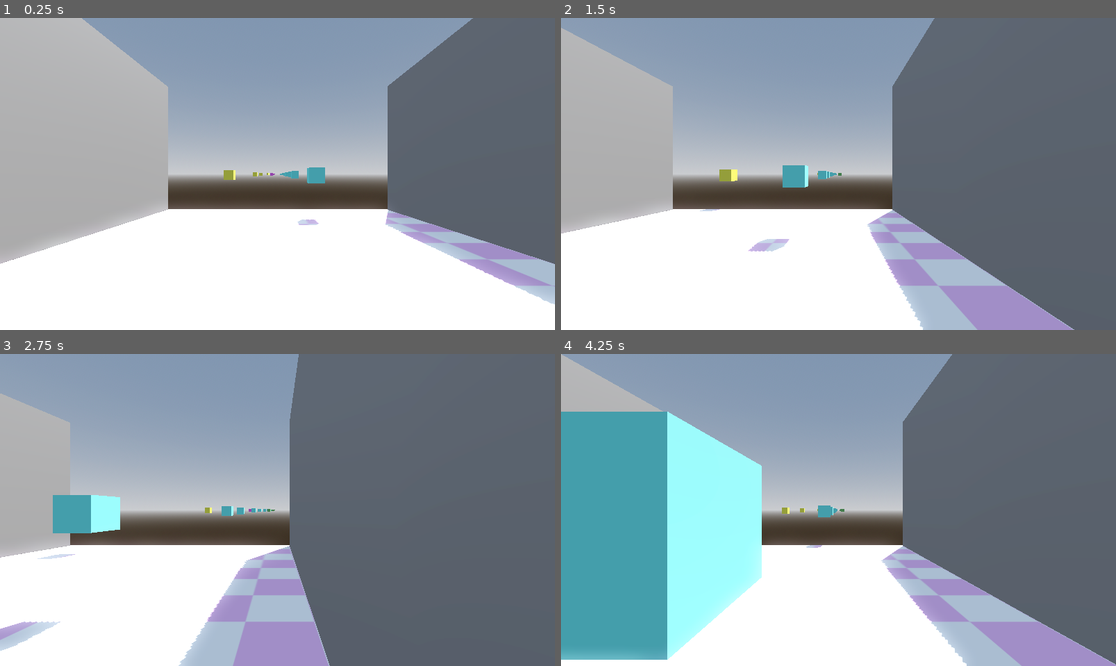
Above: before the commit, frames 1-4 (two rows, left to right).
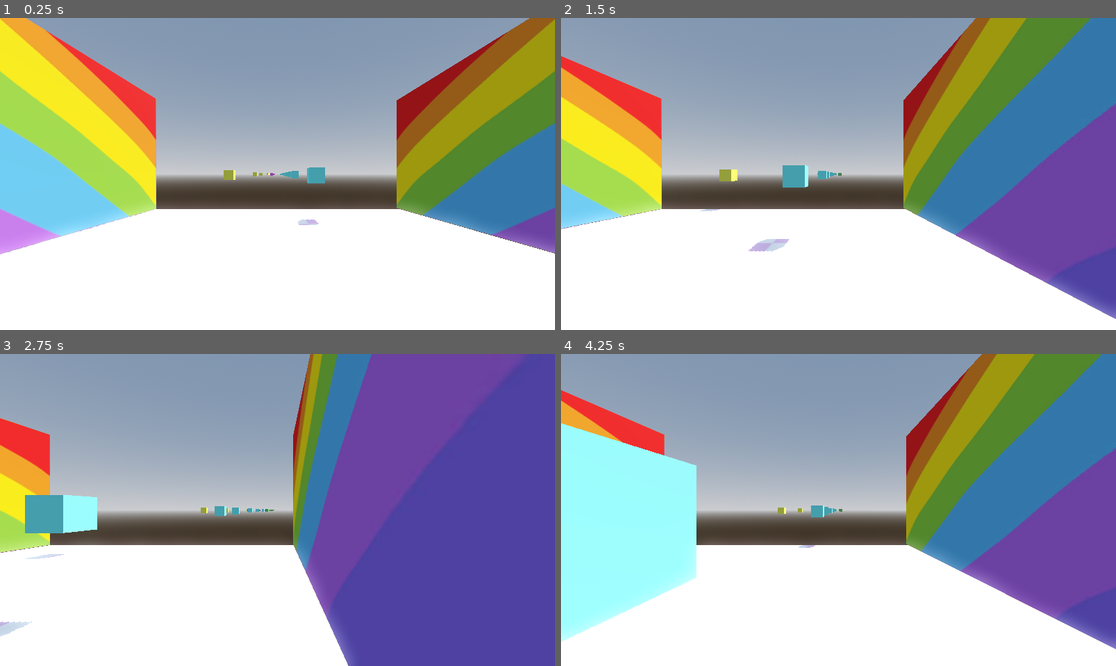
Above: after the commit, the same moments.

Repository: Ava-TU/ShooterGame_Assignment
Game: Godot game, scene res://Scenes/Level.tscn
Same seed, same stepped clock (60 frames per second), same inputs: the game is played once before the commit and once after it. The project has no main scene, so this scene is started directly.
Inputs:
- Up to frame 1 (0.25 s): no input
- Up to frame 2 (1.5 s): tap Enter (ui_accept) at 0.5, 0.77 s; hold D (right) 0.53-1.28 s; hold Down (ui_down) from 1.28 s (still down)
- Up to frame 3 (2.75 s): tap Enter (ui_accept) at 1.52 s; release Down (ui_down) at 2.03 s; hold D (right) from 2.03 s (still down)
- Up to frame 4 (4.25 s): release D (right) at 2.78 s; hold Up (ui_up) 2.78-3.53 s; tap Enter (ui_accept) at 3.02, 3.77 s; hold A (left) from 3.53 s (still down)

The runs differ from the first frame. In frame 1, 41% of the frame differs, in the area x 0-100%, y 0-92%; in frame 2, 50%; in frame 3, 59%; in frame 4, 61%, in the area x 0-100%, y 0-100%.

Commit message:
Made Wall Textures

Diff:
--- a/shooter_assignment/Scenes/Level.tscn
+++ b/shooter_assignment/Scenes/Level.tscn
@@ -7,6 +7,7 @@
 [ext_resource type="PackedScene" uid="uid://dpjgjcup7kugf" path="res://Modules/canvas3.tscn" id="4_5rrr5"]
 [ext_resource type="PackedScene" uid="uid://c4euft6u77gs7" path="res://Modules/canvas4.tscn" id="5_or7tv"]
 [ext_resource type="Texture2D" uid="uid://cqh5lgvo7m1dm" path="res://Textures/PinkCheckerdGroundTexture.jpg" id="7_ienac"]
+[ext_resource type="Texture2D" uid="uid://cup1nymyvkhxi" path="res://Textures/RainbowTexture.jpg" id="8_5rrr5"]
 
 [sub_resource type="ProceduralSkyMaterial" id="ProceduralSkyMaterial_0ba56"]
 sky_horizon_color = Color(0.662243, 0.671743, 0.686743, 1)
@@ -33,9 +34,20 @@
 [sub_resource type="ConcavePolygonShape3D" id="ConcavePolygonShape3D_0ba56"]
 data = PackedVector3Array(-0.5, 0.5, 0.5, 0.5, 0.5, 0.5, -0.5, -0.5, 0.5, 0.5, 0.5, 0.5, 0.5, -0.5, 0.5, -0.5, -0.5, 0. …(500 unchanged characters)…
 
-[sub_resource type="BoxMesh" id="BoxMesh_ienac"]
+[sub_resource type="StandardMaterial3D" id="StandardMaterial3D_133si"]
+albedo_texture = ExtResource("8_5rrr5")
 
-[sub_resource type="BoxMesh" id="BoxMesh_5rrr5"]
+[sub_resource type="QuadMesh" id="QuadMesh_esopp"]
+material = SubResource("StandardMaterial3D_133si")
+
+[sub_resource type="BoxShape3D" id="BoxShape3D_5rrr5"]
+size = Vector3(1, 1, 3.43372)
+
+[sub_resource type="StandardMaterial3D" id="StandardMaterial3D_or7tv"]
+albedo_texture = ExtResource("8_5rrr5")
+
+[sub_resource type="PlaneMesh" id="PlaneMesh_5rrr5"]
+material = SubResource("StandardMaterial3D_or7tv")
 
 [node name="Node3D" type="Node3D"]
 transform = Transform3D(1, 0, 0, 0, 1, 0, 0, 0, 1, 0.000967026, 0.0482588, -0.0245705)
@@ -74,25 +86,23 @@
 shape = SubResource("ConcavePolygonShape3D_0ba56")
 
 [node name="Left_Wall" type="StaticBody3D" parent="."]
-transform = Transform3D(1.18819, 0, 0, 0, 10.8456, 0, 0, 0, 8, -9.45217, 4.99135, 0)
+transform = Transform3D(1.18819, 0, 0, 0, 6.8392, 0, 0, 0, 6.52355, -9.32067, 4.53623, -5.9702)
 
-[node name="MeshInstance3D" type="MeshInstance3D" parent="Left_Wall"]
-transform = Transform3D(1, 0, 0, 0, 1, 0, 0, 0, 3.40629, 0, 0, 0)
-mesh = SubResource("BoxMesh_ienac")
-skeleton = NodePath("")
+[node name="MeshInstance3D2" type="MeshInstance3D" parent="Left_Wall"]
+transform = Transform3D(1.04318e-07, 0, 0.653741, 0, 1.30747, 0, 2.38653, 0, -2.85759e-08, -0.453627, 0.0690585, 0.00823629)
+mesh = SubResource("QuadMesh_esopp")
 
 [node name="CollisionShape3D" type="CollisionShape3D" parent="Left_Wall"]
-transform = Transform3D(1, 0, 0, 0, 1, 0, 0, 0, 3.40629, 0, 0, 0)
-shape = SubResource("ConcavePolygonShape3D_0ba56")
+transform = Transform3D(1, 0, 0, 0, 1, 0, 0, 0, 0.6988, -0.232113, 0, 0.00432253)
+shape = SubResource("BoxShape3D_5rrr5")
 
-[node name="Right_Wall" type="StaticBody3D" parent="."]
-transform = Transform3D(1.18819, 0, 0, 0, 10.8456, 0, 0, 0, 8, 9.43696, 4.99135, 0)
+[node name="RightWall" type="StaticBody3D" parent="."]
+transform = Transform3D(-1.18819, 0, -5.70307e-07, 0, 6.8392, 0, 1.03875e-07, 0, -6.52355, 9.34121, 4.53623, -5.9702)
 
-[node name="MeshInstance3D" type="MeshInstance3D" parent="Right_Wall"]
-transform = Transform3D(1, 0, 0, 0, 1, 0, 0, 0, 3.39184, 0, 0, 0)
-mesh = SubResource("BoxMesh_5rrr5")
-skeleton = NodePath("")
+[node name="MeshInstance3D2" type="MeshInstance3D" parent="RightWall"]
+transform = Transform3D(1.62374e-07, 1, -2.49115e-15, -5.41246e-08, 1.91069e-15, -0.651899, -1.23823, 1.31134e-07, 2.84954e-08, -0.453627, 0.0690585, 0.00823629)
+mesh = SubResource("PlaneMesh_5rrr5")
 
-[node name="CollisionShape3D" type="CollisionShape3D" parent="Right_Wall"]
-transform = Transform3D(1, 0, 0, 0, 1, 0, 0, 0, 3.39184, 0, 0, 0)
-shape = SubResource("ConcavePolygonShape3D_0ba56")
+[node name="CollisionShape3D" type="CollisionShape3D" parent="RightWall"]
+transform = Transform3D(1, 0, 0, 0, 1, 0, 3.55271e-15, 0, 0.6988, -0.180376, 0, 0.00432253)
+shape = SubResource("BoxShape3D_5rrr5")
Not shown: 1 places in shooter_assignment/Scenes/Level.tscn that only renumber resources
Binary file added: shooter_assignment/Textures/RainbowTexture.jpg
Not shown, added: shooter_assignment/Textures/RainbowTexture.jpg.import
